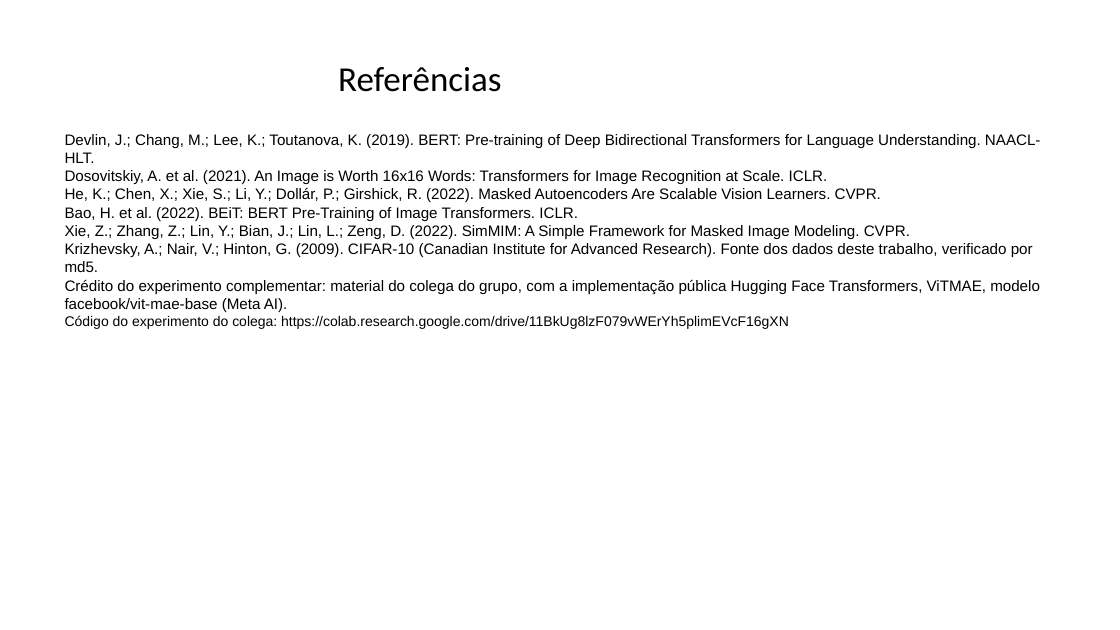
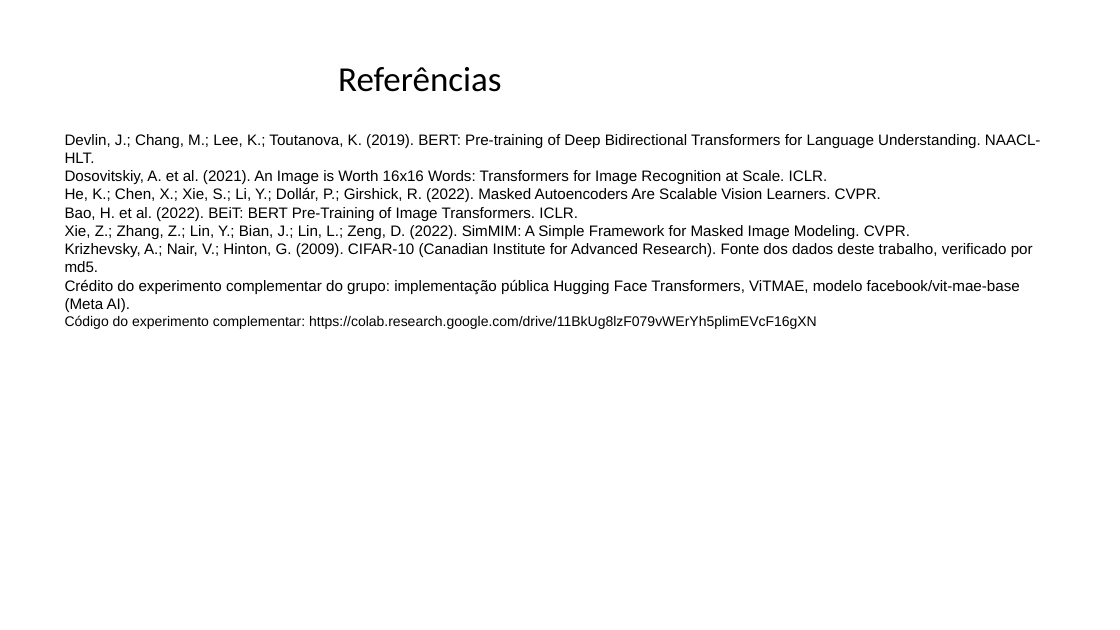
Before and after one commit to frederico-mello/seminario-masked-modeling, a slide deck: slide 12 of slides/seminario_masked_modeling.pptx. Drawn at 1120x630 pixels with LibreOffice and Linux fonts; fonts in the diff are those of the drawing. Boxes give left, top, right and bottom in pixels: in the first picture for what was removed or moved away, otherwise in the second. Text is boxed around its words. In the diff, an @@ line names an element or a change of style, - is before the commit and + after.

Commit message:
fix: ajustar nomenclatura de recursos e créditos nos textos da apresentação

```diff
--- a/slides/seminario_masked_modeling.pptx
+++ b/slides/seminario_masked_modeling.pptx
@@ text at box(65, 279, 1020, 329): text changed @@
-Crédito do experimento complementar: material do colega do grupo, com a implementação pública Hugging Face Transformers, ViTMAE, modelo facebook/vit-mae-base (Meta AI).
-Código do experimento do colega: https://colab.research.google.com/drive/11BkUg8lzF079vWErYh5plimEVcF16gXN
+Crédito do experimento complementar do grupo: implementação pública Hugging Face Transformers, ViTMAE, modelo facebook/vit-mae-base (Meta AI).
+Código do experimento complementar: https://colab.research.google.com/drive/11BkUg8lzF079vWErYh5plimEVcF16gXN
```
Also in this commit, not shown: 5 other slides changed, 15 other files.
